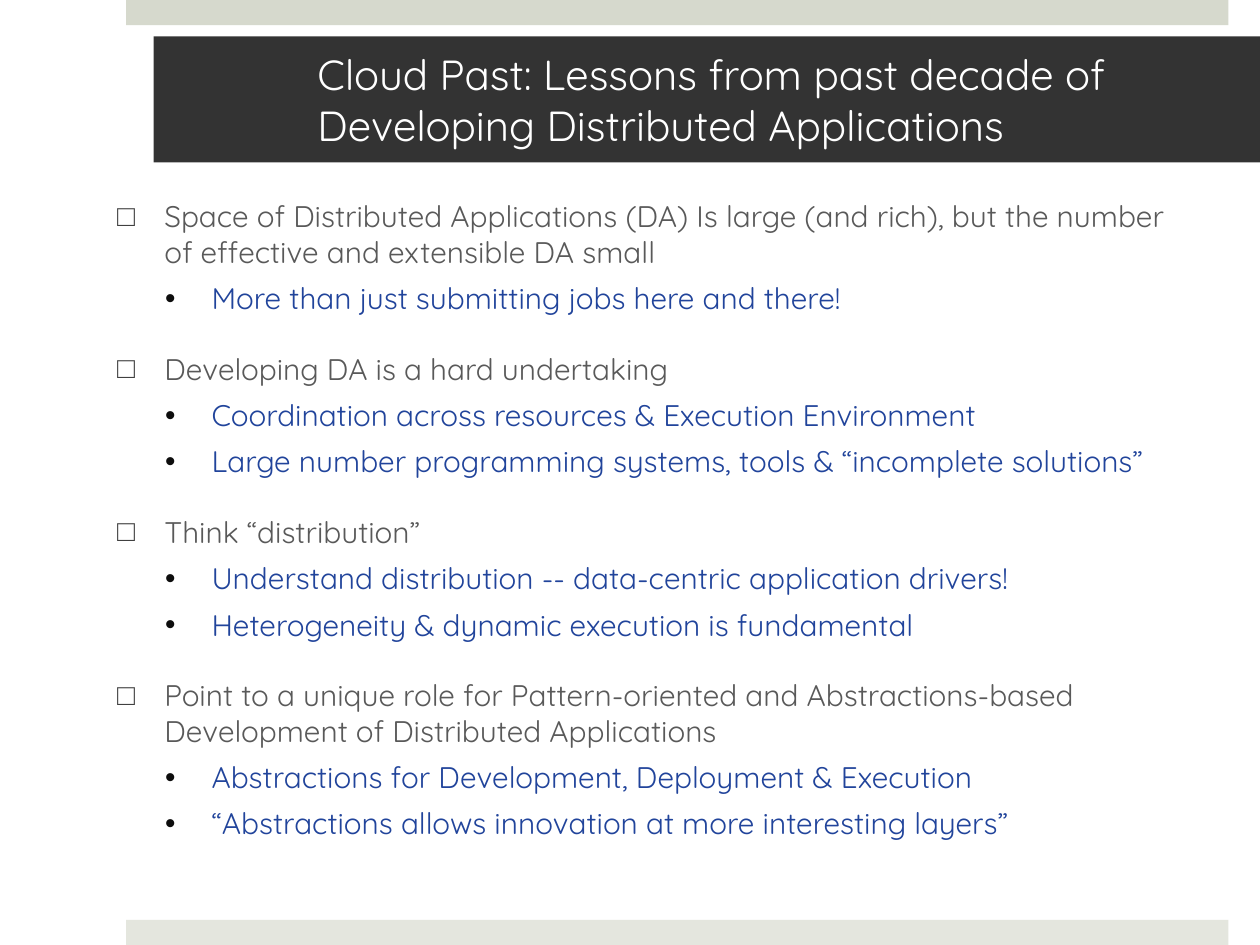
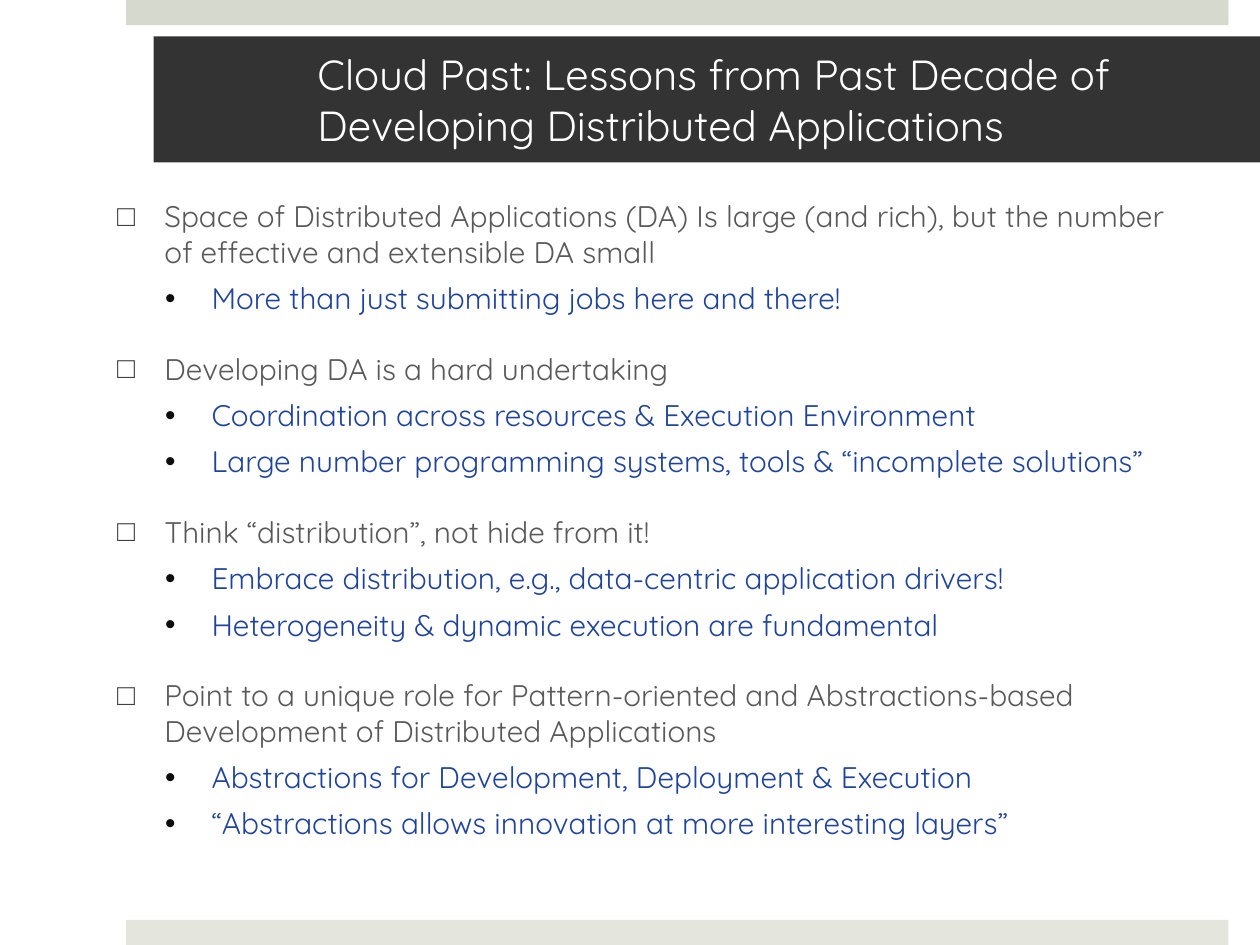
Before and after one commit to saga-project/saga-cpp-legacy-projects, a slide deck: slide 3 of saga-talks/abstractions_for_ls-microsoft.pptx. Drawn at 1260x945 pixels with LibreOffice and Linux fonts; fonts in the diff are those of the drawing; background and template pictures are left out. Boxes give left, top, right and bottom in pixels: in the first picture for what was removed or moved away, otherwise in the second. Text is boxed around its words. In the diff, an @@ line names an element or a change of style, - is before the commit and + after.

```diff
--- a/saga-talks/abstractions_for_ls-microsoft.pptx
+++ b/saga-talks/abstractions_for_ls-microsoft.pptx
@@ title at (317,59,1110,150): text changed @@
-Cloud Past: Lessons from past decade of Developing Distributed Applications
+Cloud Past: Lessons from Past Decade of Developing Distributed Applications
@@ text at (164,521,1003,642): text changed @@
-□ Think “distribution”
-  • Understand distribution -- data-centric application drivers!
-  • Heterogeneity & dynamic execution is fundamental
+□ Think “distribution”, not hide from it!
+  • Embrace distribution, e.g., data-centric application drivers!
+  • Heterogeneity & dynamic execution are fundamental
```
Also in this commit, not shown: 18 other slides changed.
